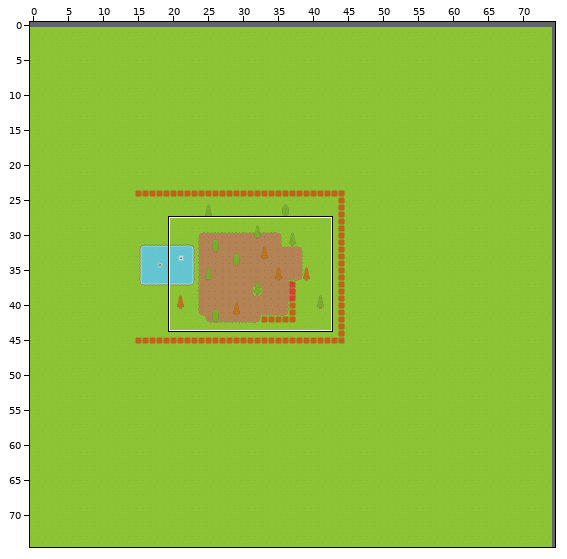
Tiled map: Assets/Maps/map.tmx. The picture above shows the old version from afar; the outline marks the close-up.
Close-up. Before the commit:
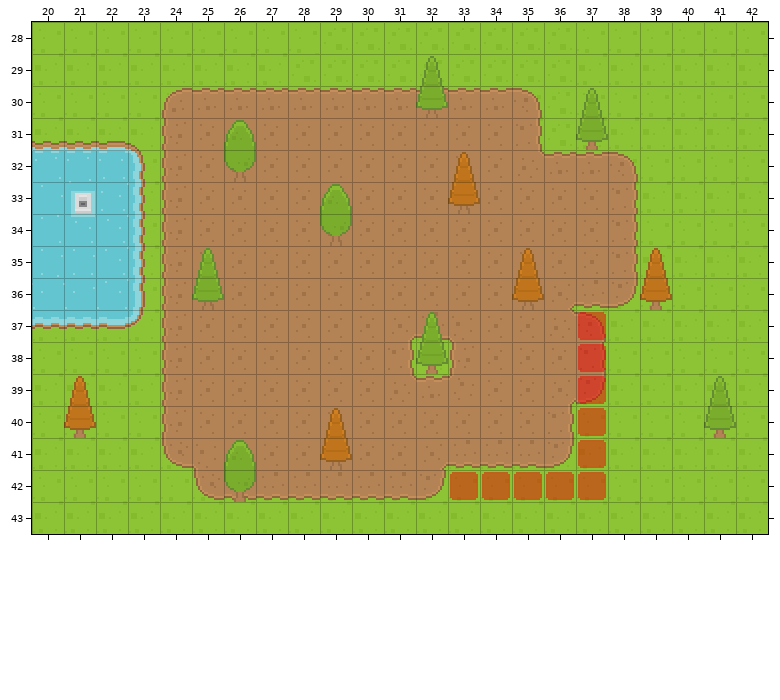
Cells are 16x16 px. Shown: x 20..42, y 28..43. The commit also changed other parts of the map, which this record leaves out.
The result:
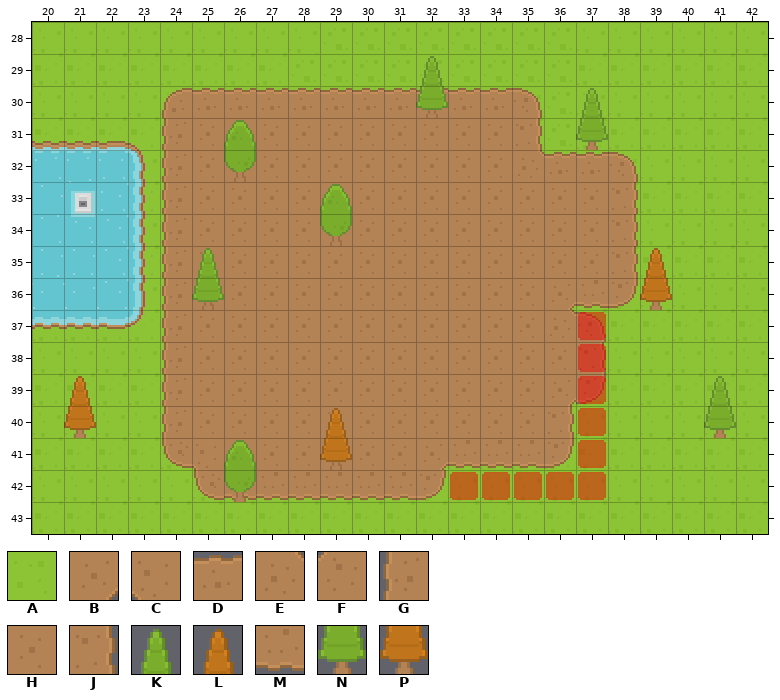
Key: from "Base Tileset": A 62, B 518, C 519, D 521, E 575, F 576, G 577, H 578, J 579, K 586, L 587, M 635, N 643, P 644.
_ is an empty cell.
Tiles replaced or removed in this view: A, B, C, D, E, F, G, J, K, L, M, N, P.
From old to new:
Changed rows in their new state; . is an unchanged cell.
Layer "Tile Layer 2":
first column x 31:
37 HHH
38 HHH
39 HHH
Layer "Objects":
first column x 32:
32 ._..
33 ._..
35 ..._
36 ..._
37 _...
38 _...
